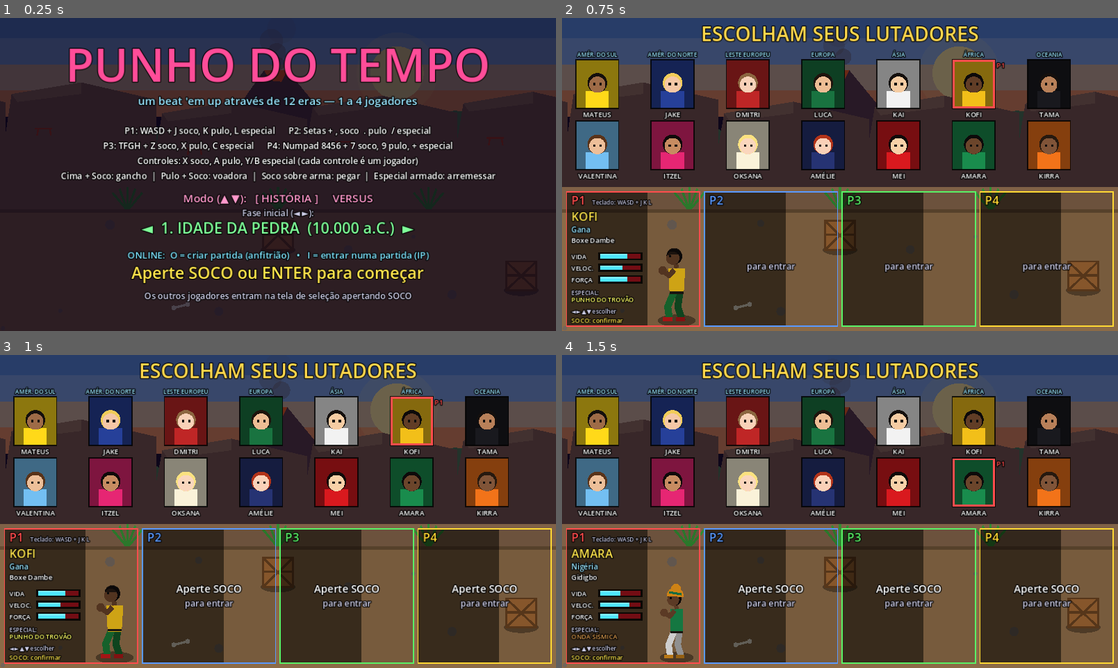
Above: before the commit, frames 1-4 (two rows, left to right).
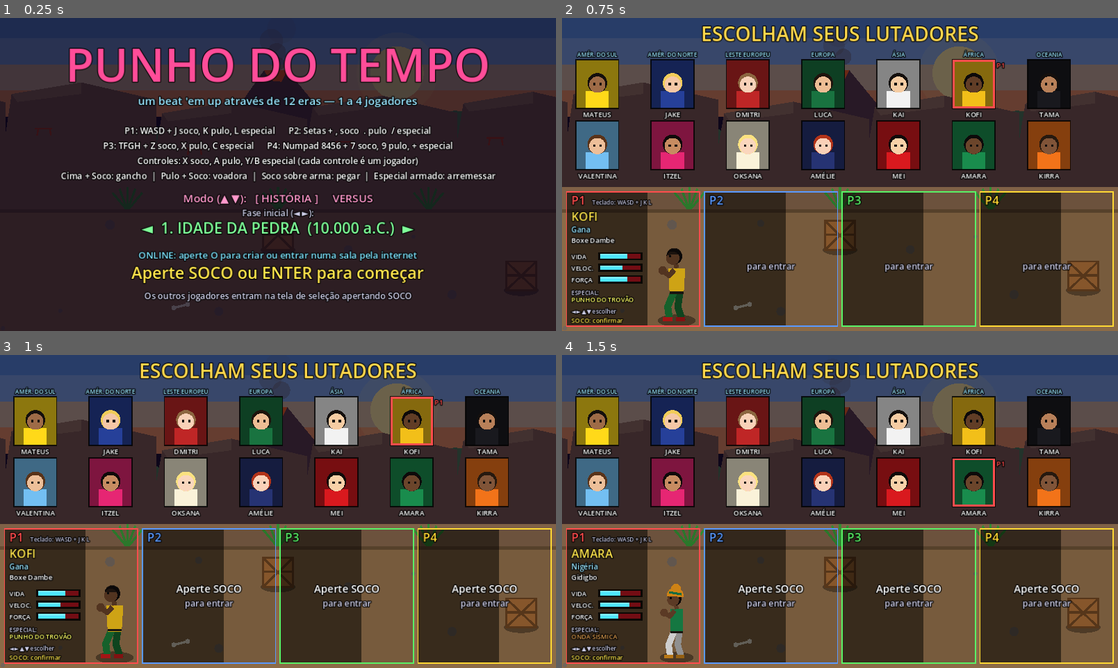
Above: after the commit, the same moments.

Repository: zugby0101/punho-do-tempo1
Game: Godot game, scene res://scenes/main.tscn
The game is run twice, just before and just after one commit, with the same random seed, the same clock (stepped at 60 frames per second) and the same inputs.
Inputs:
- Up to frame 1 (0.25 s): no input
- Up to frame 2 (0.75 s): tap Enter (start) at 0.5 s; hold D (move_right) from 0.53 s (still down); tap J (attack) at 0.6 s
- Up to frame 3 (1 s): keep holding D (move_right); tap K (jump) at 0.77 s; tap O (net_host) at 0.8 s
- Up to frame 4 (1.5 s): release D (move_right) at 1.28 s; hold S (move_down) from 1.28 s (still down); tap O (net_host) at 1.35 s

The runs differ from the first frame. In frame 1, 0.8% of the frame differs, in the area x 22-78%, y 74-78%; in frame 2, nothing differs; in frame 3, nothing differs; in frame 4, nothing differs.

Commit message:
Adiciona servidor intermediário (relay) para jogar online sem abrir portas
- relay-server/: servidor Node.js (WebSocket) com salas de código de 4 letras,
  teste automático, Dockerfile e guia de publicação gratuita
- render.yaml para publicar no Render pelo Blueprint
- Jogo: menu online (criar/entrar em sala, conexão direta, configurar servidor),
  transporte por WebSocket além do ENet, endereço do servidor salvo nas configurações

Co-Authored-By: Claude Opus 5.5 <noreply@anthropic.com>
Claude-Session: https://claude.ai/code/session_01F7JcMAfvqt3WyJLdoP2HiQ

Diff:
--- a/scripts/controls.gd
+++ b/scripts/controls.gd
@@ -95,7 +95,7 @@
 		for ev in _events("j", a, -1):
 			InputMap.action_add_event(g, ev)
 	# Teclas do modo online (no título)
-	for pair in [["net_host", KEY_O], ["net_join", KEY_I]]:
+	for pair in [["net_host", KEY_O], ["net_join", KEY_I]]:  # O abre o menu online
 		InputMap.add_action(pair[0])
 		var kev := InputEventKey.new()
 		kev.physical_keycode = pair[1]
--- a/scripts/hud.gd
+++ b/scripts/hud.gd
@@ -68,17 +68,26 @@
 	_draw_net_status()
 	match game.mode:
 		"title": _draw_title()
+		"online_menu": _draw_online_menu()
 		"join_input":
 			draw_rect(Rect2(0, 0, W, 540), Color(0.03, 0.0, 0.08, 0.85))
-			_center(200, "ENTRAR EM PARTIDA ONLINE", 40, Color(0.5, 0.9, 1))
-			_center(260, "Digite o IP do anfitrião e aperte ENTER", 20, Color(1, 1, 1))
+			match game.input_purpose:
+				"code":
+					_center(200, "ENTRAR EM SALA", 40, Color(0.5, 0.9, 1))
+					_center(260, "Digite o código de 4 letras da sala e aperte ENTER", 20, Color(1, 1, 1))
+				"url":
+					_center(190, "SERVIDOR INTERMEDIÁRIO", 40, Color(0.5, 0.9, 1))
+					_center(240, "Endereço do relay (ex.: wss://punho-relay.onrender.com)", 18, Color(1, 1, 1))
+					_center(266, "Veja relay-server/README.md para publicar o seu servidor de graça.", 15, Color(0.75, 0.75, 0.85))
+				_:
+					_center(200, "ENTRAR DIRETO POR IP", 40, Color(0.5, 0.9, 1))
+					_center(260, "Digite o IP do anfitrião e aperte ENTER", 20, Color(1, 1, 1))
+					_center(430, "Mesma rede: use o IP local que aparece na tela do anfitrião.", 14, Color(0.75, 0.75, 0.85))
+					_center(452, "Pela internet: porta 7777 (UDP) liberada no roteador, ou uma VPN de jogos.", 14, Color(0.75, 0.75, 0.85))
 			_center(380, "ESC para voltar", 16, Color(0.8, 0.8, 0.9))
-			_center(430, "Mesma rede: use o IP local que aparece na tela do anfitrião.", 14, Color(0.75, 0.75, 0.85))
-			_center(452, "Pela internet: o anfitrião precisa liberar a porta 7777 (UDP) no roteador", 14, Color(0.75, 0.75, 0.85))
-			_center(472, "ou vocês podem usar uma VPN de jogos (Tailscale, ZeroTier, Radmin VPN).", 14, Color(0.75, 0.75, 0.85))
 		"connecting":
 			draw_rect(Rect2(0, 0, W, 540), Color(0.03, 0.0, 0.08, 0.85))
-			_center(250, "CONECTANDO...", 44, Color(0.5, 0.9, 1))
+			_center(250, "CRIANDO SALA..." if not game.net_client else "CONECTANDO...", 44, Color(0.5, 0.9, 1))
 			_center(300, Net.status if Net.status != "" else "Aguardando o anfitrião", 18, Color(1, 1, 1))
 			_center(350, "ESC para cancelar", 15, Color(0.8, 0.8, 0.9))
 		"select": _draw_select()
@@ -194,7 +203,7 @@
 	_center(372, "◄  %d. %s  (%s)  ►" % [game.stage_idx + 1, game.stage.name, game.stage.year], 26, Color(0.5, 1, 0.6))
 	if int(t * 2.0) % 2 == 0:
 		_center(450, "Aperte SOCO ou ENTER para começar", 28, Color(1, 0.9, 0.3))
-	_center(415, "ONLINE:  O = criar partida (anfitrião)   •   I = entrar numa partida (IP)", 16, Color(0.5, 0.9, 1))
+	_center(415, "ONLINE: aperte O para criar ou entrar numa sala pela internet", 16, Color(0.5, 0.9, 1))
 	if vs:
 		_center(485, "Versus: 2 a 4 jogadores, todos contra todos. Vence quem ganhar 2 rounds.", 15, Color(0.8, 0.8, 0.9))
 	else:
@@ -315,11 +324,34 @@
 	if not Net.online() or game.mode in ["connecting", "join_input"]:
 		return
 	var txt := ""
-	if Net.is_host():
+	if Net.is_host() and Net.transport == "relay":
+		txt = "ONLINE · SALA %s · passe o código para os amigos · convidados: %d" % [Net.room_code, Net.connected_count()]
+	elif Net.is_host():
 		txt = "ONLINE · anfitrião · IP %s · porta %d · convidados: %d" % [Net.local_ip(), Net.PORT, Net.connected_count()]
+	elif Net.transport == "relay":
+		txt = "ONLINE · sala %s" % Net.room_code
 	else:
 		txt = "ONLINE · conectado a %s" % Net.server_ip
 	var y := 512.0 if game.mode in ["play", "roundstart", "roundend"] else 290.0
 	if game.mode == "select":
 		y = 14.0
 	_text(Vector2(0, y), txt, 13, Color(0.5, 0.9, 1, 0.9), HORIZONTAL_ALIGNMENT_CENTER, W)
+
+
+func _draw_online_menu() -> void:
+	draw_rect(Rect2(0, 0, W, 540), Color(0.03, 0.0, 0.08, 0.85))
+	_center(80, "JOGAR ONLINE", 44, Color(0.5, 0.9, 1))
+	var mode_txt := "Modo: %s   •   %s: %s" % ["VERSUS" if game.game_mode == "versus" else "HISTÓRIA", "Arena" if game.game_mode == "versus" else "Fase", game.stage.name]
+	_center(112, mode_txt, 15, Color(0.8, 0.8, 0.9))
+	var opts: Array = game.ONLINE_OPTIONS
+	for i in opts.size():
+		var sel: bool = i == game.online_choice
+		var y := 170.0 + i * 58.0
+		if sel:
+			draw_rect(Rect2(170, y - 30, 620, 52), Color(0.3, 0.6, 1, 0.25))
+			draw_rect(Rect2(170, y - 30, 620, 52), Color(0.5, 0.9, 1), false, 2.0)
+		_center(y, ("► " if sel else "") + opts[i][0], 22, Color(1, 0.9, 0.3) if sel else Color(1, 1, 1))
+		_center(y + 17, opts[i][1], 13, Color(0.75, 0.75, 0.85))
+	var srv: String = Net.relay_url if Net.has_relay() else "nenhum servidor configurado (opção CONFIGURAR SERVIDOR)"
+	_center(470, "Servidor: " + srv, 13, Color(0.5, 0.9, 1) if Net.has_relay() else Color(1, 0.6, 0.5))
+	_center(505, "▲▼ escolher   •   SOCO/ENTER confirmar   •   ESC voltar", 15, Color(0.8, 0.8, 0.9))
--- a/scripts/main.gd
+++ b/scripts/main.gd
@@ -33,7 +33,6 @@
 static var party: Array = []
 static var skip_title := false
 static var game_mode := "story"  # "story" (história/co-op) ou "versus"
-static var last_ip := "127.0.0.1"
 
 const VERSUS_WINS := 2  # rounds para vencer a partida
 
@@ -55,6 +54,15 @@
 var net_nodes := {}       # convidado: id do anfitrião -> nó local
 var net_events: Array = []  # anfitrião: sons/efeitos a repassar
 var ip_edit: LineEdit
+var input_purpose := "ip"  # ip, code, url
+var online_choice := 0
+const ONLINE_OPTIONS := [
+	["CRIAR SALA", "pelo servidor intermediário — ninguém precisa abrir portas"],
+	["ENTRAR EM SALA", "digite o código de 4 letras que o anfitrião recebeu"],
+	["HOSPEDAR DIRETO", "conexão por IP (precisa liberar a porta 7777 UDP)"],
+	["ENTRAR DIRETO POR IP", "na mesma rede, ou com a porta liberada / VPN"],
+	["CONFIGURAR SERVIDOR", "endereço do servidor intermediário (relay)"],
+]
 var hud_layer: CanvasLayer
 var paused := false
 var mode_time := 0.0
@@ -242,17 +250,22 @@
 		"join_input":
 			if Input.is_physical_key_pressed(KEY_ESCAPE):
 				_close_ip_edit()
+				_set_mode("online_menu")
+			return
+		"online_menu":
+			_update_online_menu()
+			return
+		"connecting":
+			# anfitrião esperando o servidor criar a sala
+			if Input.is_physical_key_pressed(KEY_ESCAPE):
+				Net.close()
 				_set_mode("title")
 			return
 		"title":
-			if Input.is_action_just_pressed("net_host"):
-				if Net.host():
-					sfx.play("go", 0.0)
-					_set_mode("select")
-					_add_slot("k1")
-				return
-			if Input.is_action_just_pressed("net_join"):
-				_open_ip_edit()
+			if Input.is_action_just_pressed("net_host") or Input.is_action_just_pressed("net_join"):
+				online_choice = 0
+				_set_mode("online_menu")
+				sfx.play("go", 0.0)
 				return
 			if Input.is_action_just_pressed("move_up") or Input.is_action_just_pressed("move_down"):
 				game_mode = "versus" if game_mode == "story" else "story"
@@ -889,13 +902,60 @@
 
 
 # =================== Online ===================
-func _open_ip_edit() -> void:
+func _update_online_menu() -> void:
+	if Input.is_physical_key_pressed(KEY_ESCAPE) and mode_time > 0.2:
+		_set_mode("title")
+		return
+	if Input.is_action_just_pressed("move_down"):
+		online_choice = (online_choice + 1) % ONLINE_OPTIONS.size()
+		sfx.play("whoosh", 0.0)
+	elif Input.is_action_just_pressed("move_up"):
+		online_choice = posmod(online_choice - 1, ONLINE_OPTIONS.size())
+		sfx.play("whoosh", 0.0)
+	elif mode_time > 0.25 and (Input.is_action_just_pressed("attack") or Input.is_action_just_pressed("start")):
+		sfx.play("go", 0.0)
+		match online_choice:
+			0:
+				if not Net.has_relay():
+					_open_ip_edit("url")
+				else:
+					Net.relay_host()
+					_set_mode("connecting")
+			1:
+				_open_ip_edit("code" if Net.has_relay() else "url")
+			2:
+				if Net.host():
+					_set_mode("select")
+					_add_slot("k1")
+			3:
+				_open_ip_edit("ip")
+			4:
+				_open_ip_edit("url")
+
+
+## Anfitrião pelo relay: o servidor criou a sala.
+func on_relay_hosted() -> void:
+	_set_mode("select")
+	_add_slot("k1")
+
+
+func _open_ip_edit(purpose := "ip") -> void:
+	input_purpose = purpose
 	_set_mode("join_input")
 	ip_edit = LineEdit.new()
-	ip_edit.text = last_ip
-	ip_edit.placeholder_text = "IP do anfitrião (ex.: 192.168.0.10)"
-	ip_edit.position = Vector2(280, 300)
-	ip_edit.size = Vector2(400, 44)
+	match purpose:
+		"ip":
+			ip_edit.text = Net.last_ip
+			ip_edit.placeholder_text = "IP do anfitrião (ex.: 192.168.0.10)"
+		"code":
+			ip_edit.text = Net.last_code
+			ip_edit.placeholder_text = "Código da sala (ex.: K7QX)"
+			ip_edit.max_length = 4
+		"url":
+			ip_edit.text = Net.relay_url
+			ip_edit.placeholder_text = "wss://seu-relay.onrender.com"
+	ip_edit.position = Vector2(230, 300)
+	ip_edit.size = Vector2(500, 44)
 	ip_edit.add_theme_font_size_override("font_size", 24)
 	ip_edit.alignment = HORIZONTAL_ALIGNMENT_CENTER
 	hud_layer.add_child(ip_edit)
@@ -911,11 +971,19 @@
 
 
 func _on_ip_submitted(text: String) -> void:
-	if text.strip_edges() == "":
-		return
-	last_ip = text.strip_edges()
+	var v := text.strip_edges()
+	if v == "" and input_purpose != "url":
+		return
 	_close_ip_edit()
-	Net.join(last_ip)
+	match input_purpose:
+		"ip":
+			Net.join(v)
+		"code":
+			Net.relay_join(v)
+		"url":
+			Net.set_relay_url(v)
+			Net.set_status("Servidor configurado: %s" % (Net.relay_url if Net.relay_url != "" else "(nenhum)"), 4.0)
+			_set_mode("online_menu")
 
 
 ## Este computador passa a ser convidado: apaga o mundo local e espera o anfitrião.
--- a/scripts/net.gd
+++ b/scripts/net.gd
@@ -6,20 +6,38 @@
 ## - O CONVIDADO envia só os seus comandos e desenha o estado que recebe
 ##   (cerca de 30 vezes por segundo, compactado).
 ##
-## Pela internet, o anfitrião precisa liberar a porta UDP no roteador
-## (ou os jogadores usam uma VPN de jogos, como Tailscale/ZeroTier/Radmin).
+## Dois jeitos de conectar:
+##   "relay": pelo servidor intermediário (pasta relay-server/), com código de sala.
+##            Todos só fazem conexões de saída: ninguém precisa abrir portas.
+##   "enet":  conexão direta por IP (o anfitrião precisa liberar a porta UDP 7777).
 
 const Controls = preload("res://scripts/controls.gd")
 const PORT := 7777
 const MAX_CLIENTS := 3
+const CONFIG_PATH := "user://online.cfg"
+
+## Endereço padrão do servidor intermediário. Depois de publicar o relay-server,
+## coloque o endereço aqui (ex.: "wss://punho-relay.onrender.com") para que todos
+## que baixarem o jogo já usem o seu servidor. Também dá para configurar pelo menu.
+const DEFAULT_RELAY_URL := ""
 
 var game                     # main.gd atual (troca a cada fase)
 var role := ""               # "", "host" ou "client"
+var transport := ""          # "", "enet" ou "relay"
 var peer_sets := {}          # (anfitrião) id do convidado -> conjunto remoto "n1".."n3"
 var server_ip := ""
+var room_code := ""
+var relay_url := ""
+var last_ip := "127.0.0.1"
+var last_code := ""
 var status := ""             # mensagem para a interface
 var status_timer := 0.0
 var frame := 0
+
+# Relay (WebSocket)
+var ws: WebSocketPeer
+var ws_was_open := false
+var ws_pending := {}         # mensagem de controle a enviar quando abrir
 
 # Convidado: contadores de toques (para o anfitrião detectar "acabou de apertar")
 var press_counts: Array = [0, 0, 0, 0, 0, 0, 0, 0]
@@ -32,6 +50,7 @@
 	multiplayer.connected_to_server.connect(_on_connected)
 	multiplayer.connection_failed.connect(_on_failed)
 	multiplayer.server_disconnected.connect(_on_server_lost)
+	_load_config()
 
 
 func is_host() -> bool:
@@ -51,11 +70,38 @@
 	status_timer = dur
 
 
-func _process(delta: float) -> void:
-	status_timer -= delta
-
-
-# ---------------- Anfitrião ----------------
+# ---------------- Configuração ----------------
+func _load_config() -> void:
+	var cfg := ConfigFile.new()
+	relay_url = DEFAULT_RELAY_URL
+	if cfg.load(CONFIG_PATH) == OK:
+		relay_url = cfg.get_value("online", "relay_url", relay_url)
+		last_ip = cfg.get_value("online", "last_ip", last_ip)
+		last_code = cfg.get_value("online", "last_code", last_code)
+
+
+func save_config() -> void:
+	var cfg := ConfigFile.new()
+	cfg.set_value("online", "relay_url", relay_url)
+	cfg.set_value("online", "last_ip", last_ip)
+	cfg.set_value("online", "last_code", last_code)
+	cfg.save(CONFIG_PATH)
+
+
+## Aceita "meuservidor.com", "ws://..." ou "wss://...".
+func set_relay_url(url: String) -> void:
+	var u := url.strip_edges()
+	if u != "" and not (u.begins_with("ws://") or u.begins_with("wss://")):
+		u = ("ws://" if u.begins_with("localhost") or u.begins_with("127.") or u.begins_with("192.168.") else "wss://") + u
+	relay_url = u
+	save_config()
+
+
+func has_relay() -> bool:
+	return relay_url != ""
+
+
+# ---------------- Conexão direta (ENet) ----------------
 func host() -> bool:
 	close()
 	var p := ENetMultiplayerPeer.new()
@@ -66,8 +112,28 @@
 	p.host.compress(ENetConnection.COMPRESS_RANGE_CODER)
 	multiplayer.multiplayer_peer = p
 	role = "host"
+	transport = "enet"
 	set_status("Partida aberta na porta %d" % PORT)
 	return true
+
+
+func join(ip: String) -> void:
+	close()
+	var p := ENetMultiplayerPeer.new()
+	var err := p.create_client(ip.strip_edges(), PORT)
+	if err != OK:
+		set_status("Endereço inválido: %s" % ip, 5.0)
+		return
+	p.host.compress(ENetConnection.COMPRESS_RANGE_CODER)
+	multiplayer.multiplayer_peer = p
+	role = "client"
+	transport = "enet"
+	server_ip = ip.strip_edges()
+	last_ip = server_ip
+	save_config()
+	set_status("Conectando a %s..." % server_ip, 10.0)
+	if game != null:
+		game.become_client()
 
 
 func local_ip() -> String:
@@ -81,6 +147,124 @@
 	return peer_sets.size()
 
 
+func _on_connected() -> void:
+	set_status("Conectado! Aperte SOCO para entrar na partida.")
+
+
+func _on_failed() -> void:
+	set_status("Não foi possível conectar a %s" % server_ip, 6.0)
+	_back_to_title()
+
+
+func _on_server_lost() -> void:
+	set_status("O anfitrião encerrou a partida.", 6.0)
+	_back_to_title()
+
+
+# ---------------- Servidor intermediário (relay) ----------------
+func relay_host() -> void:
+	close()
+	_relay_open({"op": "host"})
+	set_status("Criando sala no servidor...", 15.0)
+
+
+func relay_join(code: String) -> void:
+	close()
+	last_code = code.strip_edges().to_upper()
+	save_config()
+	_relay_open({"op": "join", "room": last_code})
+	role = "client"
+	transport = "relay"
+	set_status("Entrando na sala %s..." % last_code, 15.0)
+	if game != null:
+		game.become_client()
+
+
+func _relay_open(first_msg: Dictionary) -> void:
+	ws = WebSocketPeer.new()
+	ws.outbound_buffer_size = 4 * 1024 * 1024
+	ws.inbound_buffer_size = 4 * 1024 * 1024
+	ws_was_open = false
+	ws_pending = first_msg
+	transport = "relay"
+	var err := ws.connect_to_url(relay_url)
+	if err != OK:
+		set_status("Endereço do servidor inválido: %s" % relay_url, 6.0)
+		ws = null
+		_back_to_title()
+
+
+func _relay_poll() -> void:
+	if ws == null:
+		return
+	ws.poll()
+	var st := ws.get_ready_state()
+	if st == WebSocketPeer.STATE_OPEN:
+		if not ws_was_open:
+			ws_was_open = true
+			if not ws_pending.is_empty():
+				ws.send_text(JSON.stringify(ws_pending))
+				ws_pending = {}
+		while ws != null and ws.get_available_packet_count() > 0:
+			var pkt := ws.get_packet()
+			if ws.was_string_packet():
+				# pode encerrar a conexão (ws vira null) — por isso o laço confere ws
+				_relay_control(JSON.parse_string(pkt.get_string_from_utf8()))
+			else:
+				_relay_data(pkt)
+	elif st == WebSocketPeer.STATE_CLOSED:
+		var had := ws_was_open
+		ws = null
+		if role == "client" or role == "host" or not had:
+			set_status("Conexão com o servidor perdida." if had else "Não foi possível falar com o servidor (%s)." % relay_url, 6.0)
+			_back_to_title()
+
+
+func _relay_control(msg) -> void:
+	if not (msg is Dictionary):
+		return
+	match msg.get("op", ""):
+		"hosted":
+			role = "host"
+			room_code = msg.room
+			set_status("Sala %s criada! Passe o código para os amigos." % room_code, 8.0)
+			if game != null:
+				game.on_relay_hosted()
+		"joined":
+			room_code = msg.get("room", last_code)
+			set_status("Conectado à sala %s! Aperte SOCO para entrar." % room_code)
+		"peer_join":
+			_on_peer_connected(int(msg.id))
+		"peer_leave":
+			_on_peer_disconnected(int(msg.id))
+		"room_closed":
+			set_status("O anfitrião encerrou a sala.", 6.0)
+			_back_to_title()
+		"error":
+			set_status(String(msg.get("msg", "Erro no servidor.")), 6.0)
+			_back_to_title()
+
+
+func _relay_data(pkt: PackedByteArray) -> void:
+	if role == "host":
+		if pkt.size() < 3:
+			return
+		var sender := (pkt[0] << 8) | pkt[1]
+		var msg = bytes_to_var(pkt.slice(2))
+		if msg is Array and msg.size() == 2 and msg[0] == "in" and peer_sets.has(sender):
+			Controls.set_remote(peer_sets[sender], msg[1])
+	elif role == "client":
+		var msg = bytes_to_var(pkt)
+		if msg is Array and msg.size() == 3 and msg[0] == "snap":
+			_apply_snapshot(msg[1], msg[2])
+
+
+# ---------------- Comum aos dois meios ----------------
+func _process(delta: float) -> void:
+	status_timer -= delta
+	_relay_poll()
+
+
 func _on_peer_connected(id: int) -> void:
 	if not is_host():
 		return
@@ -89,7 +273,7 @@
 		if not (n in used):
 			peer_sets[id] = n
 			Controls.remote[n] = Controls.new_remote()
-			set_status("Um jogador online entrou! (aperte SOCO para escolher o lutador)")
+			set_status("Um jogador online entrou! (ele aperta SOCO para escolher o lutador)")
 			return
 
 
@@ -103,7 +287,7 @@
 		set_status("Um jogador online saiu da partida.")
 
 
-## Recebe os comandos de um convidado.
+## Recebe os comandos de um convidado (conexão direta).
 @rpc("any_peer", "unreliable_ordered")
 func client_input(data: Array) -> void:
 	if not is_host():
@@ -123,51 +307,18 @@
 	var snap: Array = game.net_snapshot()
 	var raw := var_to_bytes(snap)
 	var packed := raw.compress(FileAccess.COMPRESSION_ZSTD)
-	snapshot.rpc(packed, raw.size())
-
-
-# ---------------- Convidado ----------------
-func join(ip: String) -> void:
-	close()
-	var p := ENetMultiplayerPeer.new()
-	var err := p.create_client(ip.strip_edges(), PORT)
-	if err != OK:
-		set_status("Endereço inválido: %s" % ip, 5.0)
-		return
-	p.host.compress(ENetConnection.COMPRESS_RANGE_CODER)
-	multiplayer.multiplayer_peer = p
-	role = "client"
-	server_ip = ip.strip_edges()
-	set_status("Conectando a %s..." % server_ip, 10.0)
-	if game != null:
-		game.become_client()
-
-
-func _on_connected() -> void:
-	set_status("Conectado! Aperte SOCO para entrar na partida.")
-
-
-func _on_failed() -> void:
-	set_status("Não foi possível conectar a %s" % server_ip, 6.0)
-	_back_to_title()
-
-
-func _on_server_lost() -> void:
-	set_status("O anfitrião encerrou a partida.", 6.0)
-	_back_to_title()
-
-
-func _back_to_title() -> void:
-	close()
-	if game != null:
-		game.leave_online()
+	if transport == "relay":
+		if ws != null and ws.get_ready_state() == WebSocketPeer.STATE_OPEN:
+			var out := PackedByteArray([0, 0])  # destino 0 = todos os convidados
+			out.append_array(var_to_bytes(["snap", packed, raw.size()]))
+			ws.put_packet(out)
+	else:
+		snapshot.rpc(packed, raw.size())
 
 
 ## Convidado: envia os comandos locais (qualquer teclado/controle deste computador).
 func client_tick() -> void:
-	if not is_client() or multiplayer.multiplayer_peer == null:
-		return
-	if multiplayer.multiplayer_peer.get_connection_status() != MultiplayerPeer.CONNECTION_CONNECTED:
+	if not is_client():
 		return
 	var sets := Controls.all_sets()
 	var bits := 0
@@ -178,12 +329,21 @@
 		if Controls.just(sets, a):
 			press_counts[i] += 1
 	var v := Controls.vector(sets)
-	client_input.rpc_id(1, [bits, press_counts.duplicate(), v.x, v.y])
+	var data := [bits, press_counts.duplicate(), v.x, v.y]
+	if transport == "relay":
+		if ws != null and ws.get_ready_state() == WebSocketPeer.STATE_OPEN and room_code != "":
+			ws.put_packet(var_to_bytes(["in", data]))
+	elif multiplayer.multiplayer_peer != null and multiplayer.multiplayer_peer.get_connection_status() == MultiplayerPeer.CONNECTION_CONNECTED:
+		client_input.rpc_id(1, data)
 
 
 @rpc("authority", "unreliable_ordered")
 func snapshot(packed: PackedByteArray, size: int) -> void:
-	if not is_client() or game == null:
+	_apply_snapshot(packed, size)
+
+
+func _apply_snapshot(packed: PackedByteArray, size: int) -> void:
+	if not is_client() or game == null or size <= 0 or size > 8 * 1024 * 1024:
 		return
 	var raw := packed.decompress(size, FileAccess.COMPRESSION_ZSTD)
 	var snap = bytes_to_var(raw)
@@ -191,11 +351,22 @@
 		game.net_apply(snap)
 
 
+func _back_to_title() -> void:
+	close()
+	if game != null:
+		game.leave_online()
+
+
 func close() -> void:
+	if ws != null:
+		ws.close()
+		ws = null
 	if multiplayer.multiplayer_peer != null and not (multiplayer.multiplayer_peer is OfflineMultiplayerPeer):
 		multiplayer.multiplayer_peer.close()
 	multiplayer.multiplayer_peer = OfflineMultiplayerPeer.new()
 	role = ""
+	transport = ""
+	room_code = ""
 	peer_sets.clear()
 	Controls.remote.clear()
 	press_counts = [0, 0, 0, 0, 0, 0, 0, 0]
Not shown, added: relay-server/package-lock.json
Not shown, added: relay-server/package.json
Not shown, added: render.yaml
